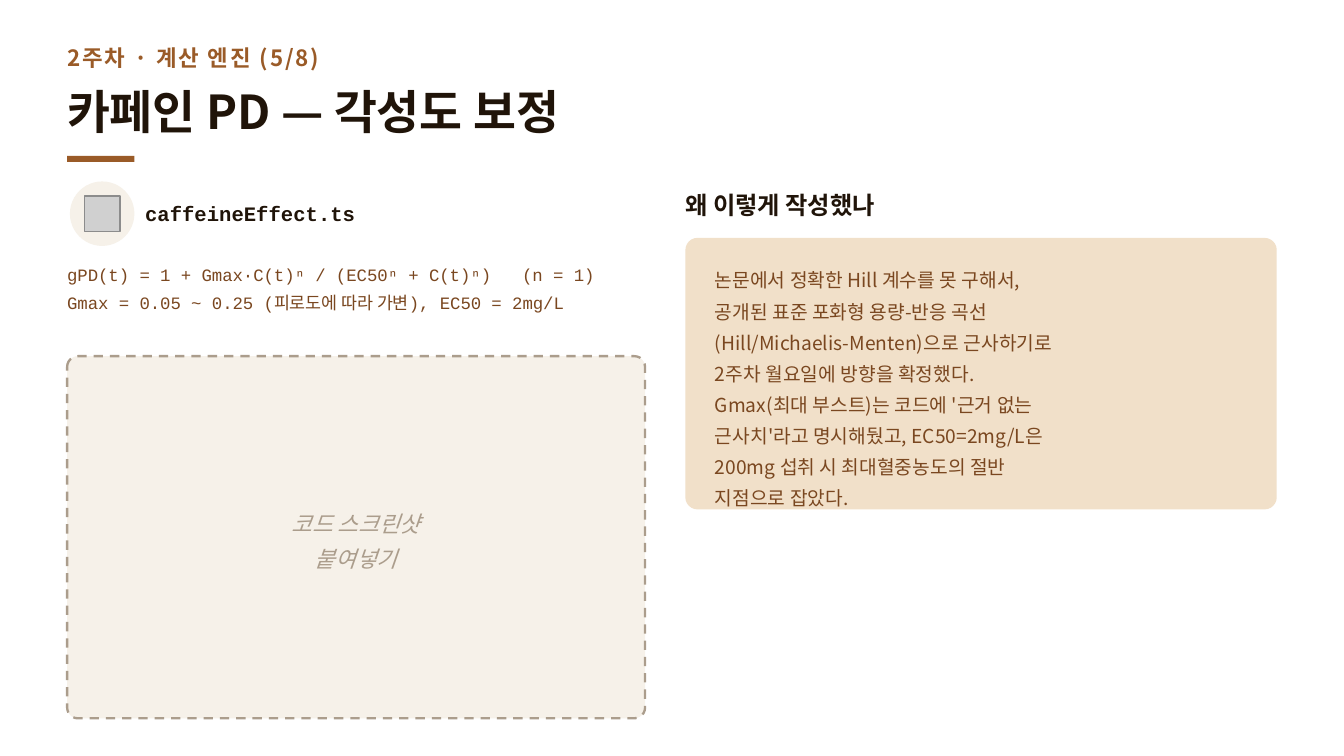
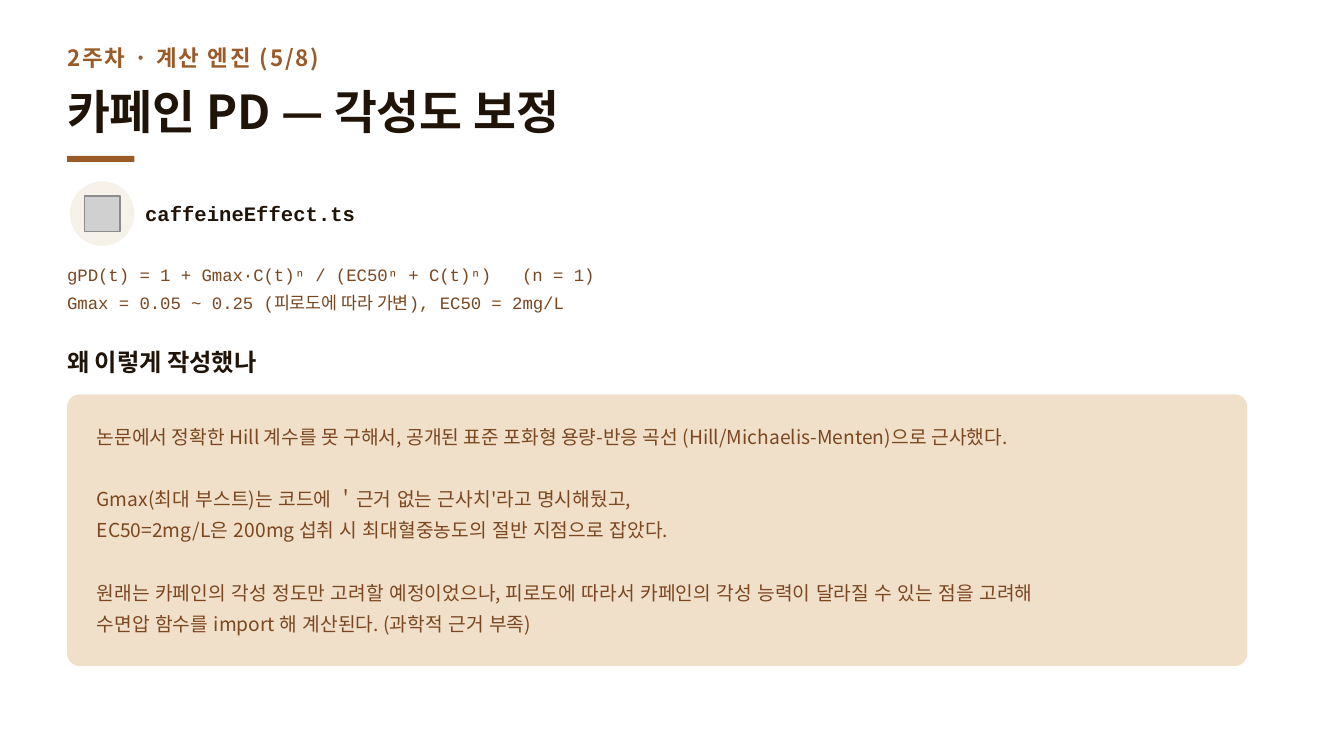
Before and after one commit to Mureung1/hub-showcase, a slide deck: slide 22 of exam-cram-scheduler/docs/presentation/2주차_진행공유.pptx (slide 12 before the commit). Drawn at 1344x756 pixels with LibreOffice and Linux fonts; fonts in the diff are those of the drawing; grey boxes stand for pictures. Boxes give left, top, right and bottom in pixels: in the first picture for what was removed or moved away, otherwise in the second. Text is boxed around its words. In the diff, an @@ line names an element or a change of style, - is before the commit and + after.

```diff
--- a/exam-cram-scheduler/docs/presentation/2주차_진행공유.pptx
+++ b/exam-cram-scheduler/docs/presentation/2주차_진행공유.pptx
@@ text "왜 이렇게 작성했나": place and size @@
-text "왜 이렇게 작성했나" at [685, 193, 874, 217]
+text "왜 이렇게 작성했나" at [67, 350, 256, 374]
@@ rounded rectangle removed at [67, 356, 645, 718] @@
@@ rounded rectangle: place and size @@
-rounded rectangle at [685, 238, 1277, 509]
+rounded rectangle at [67, 395, 1247, 667]
@@ text at [97, 428, 1032, 636]: text changed @@
-논문에서 정확한 Hill 계수를 못 구해서,
-공개된 표준 포화형 용량-반응 곡선
-(Hill/Michaelis-Menten)으로 근사하기로
-2주차 월요일에 방향을 확정했다.
-Gmax(최대 부스트)는 코드에 '근거 없는
-근사치'라고 명시해뒀고, EC50=2mg/L은
-200mg 섭취 시 최대혈중농도의 절반
-지점으로 잡았다.
+논문에서 정확한 Hill 계수를 못 구해서, 공개된 표준 포화형 용량-반응 곡선 (Hill/Michaelis-Menten)으로 근사했다.
+Gmax(최대 부스트)는 코드에 ＇근거 없는 근사치'라고 명시해뒀고,
+EC50=2mg/L은 200mg 섭취 시 최대혈중농도의 절반 지점으로 잡았다.
+원래는 카페인의 각성 정도만 고려할 예정이었으나, 피로도에 따라서 카페인의 각성 능력이 달라질 수 있는 점을 고려해
+수면압 함수를 import 해 계산된다. (과학적 근거 부족)
@@ text removed at [292, 513, 420, 569] @@
-코드 스크린샷
-붙여넣기
```
Also in this commit, not shown: 10 other slides changed, 18 slides added, 2 other files.
